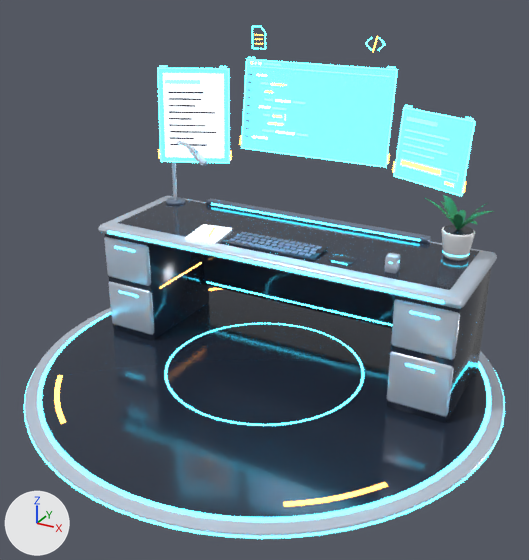
What one commit did to the glTF model assets/models/stations/writing_desk.glb.
The view is the same before and after, from a 50 mm camera at (1.94, -3.82, 2.41) aimed at (0.07, -0.42, 0.71). Arrows for +X, +Y and +Z are at lower left; the lights stay in place. The first picture is the older version.

Objects in the first picture: 'writing_desk'.
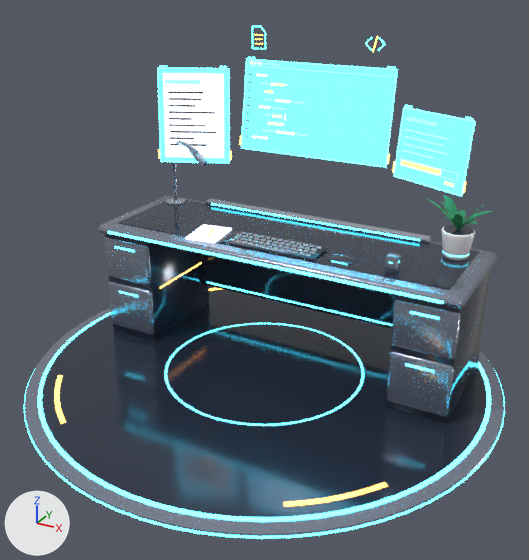
The change, as a diff of the scene's bpy script:
```diff
--- a/assets/models/stations/writing_desk.glb.py
+++ b/assets/models/stations/writing_desk.glb.py
@@ mat_panel @@
 mat_panel = principled_material('Panel')
-mat_panel.base_color = (0.62, 0.7, 0.82)  # pale blue #cedaea
-mat_panel.metallic = 0.35
+mat_panel.base_color = (0.3, 0.34, 0.43)  # grey #959eaf
+mat_panel.metallic = 0.75
 mat_panel.roughness = 0.25
@@ mat_trim @@
 mat_trim = principled_material('Trim')
-mat_trim.base_color = (0.3, 0.38, 0.52)  # greyish blue #95a6bf
+mat_trim.base_color = (0.62, 0.68, 0.78)  # pale blue #ced7e5
 mat_trim.metallic = 0.85
```

Boxes [x1, y1, x2, y2] around the edits, measured in the pictures (529 x 560 px):
'writing_desk', recoloured, surface changed: [24, 79, 505, 539] in both
